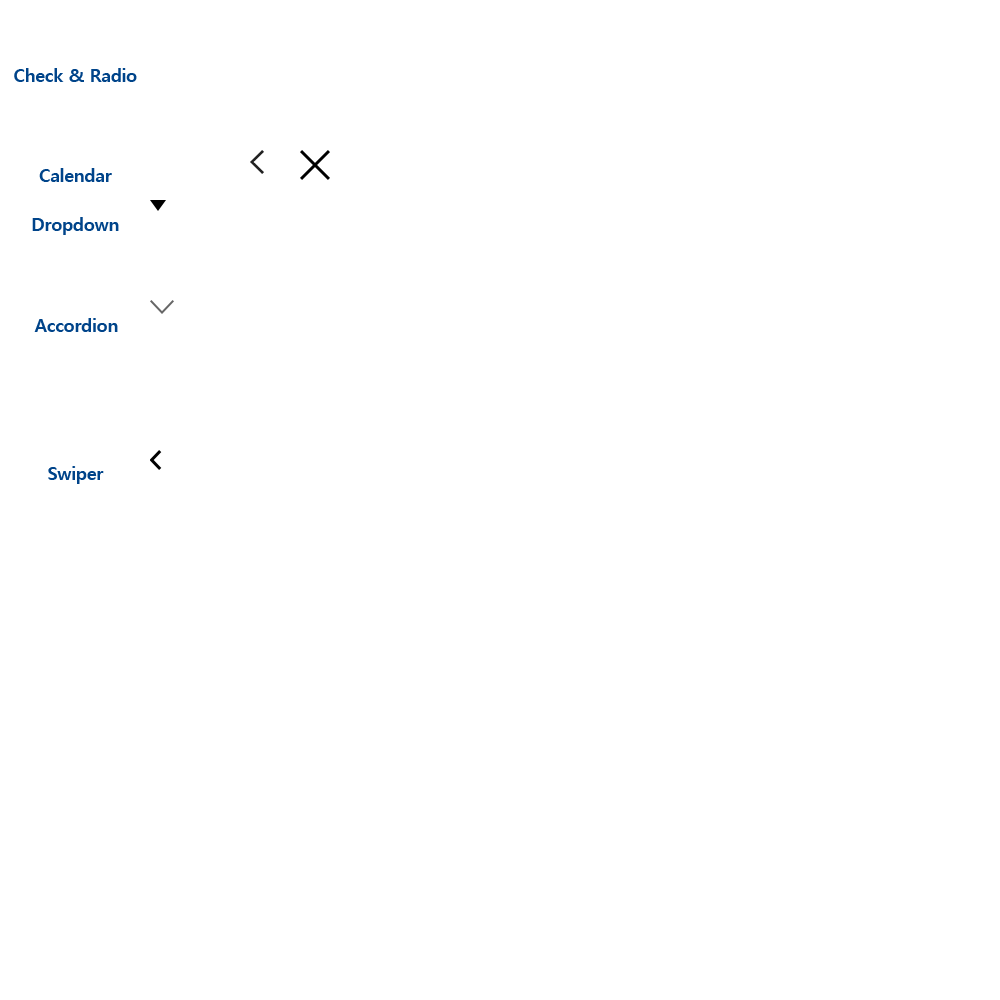
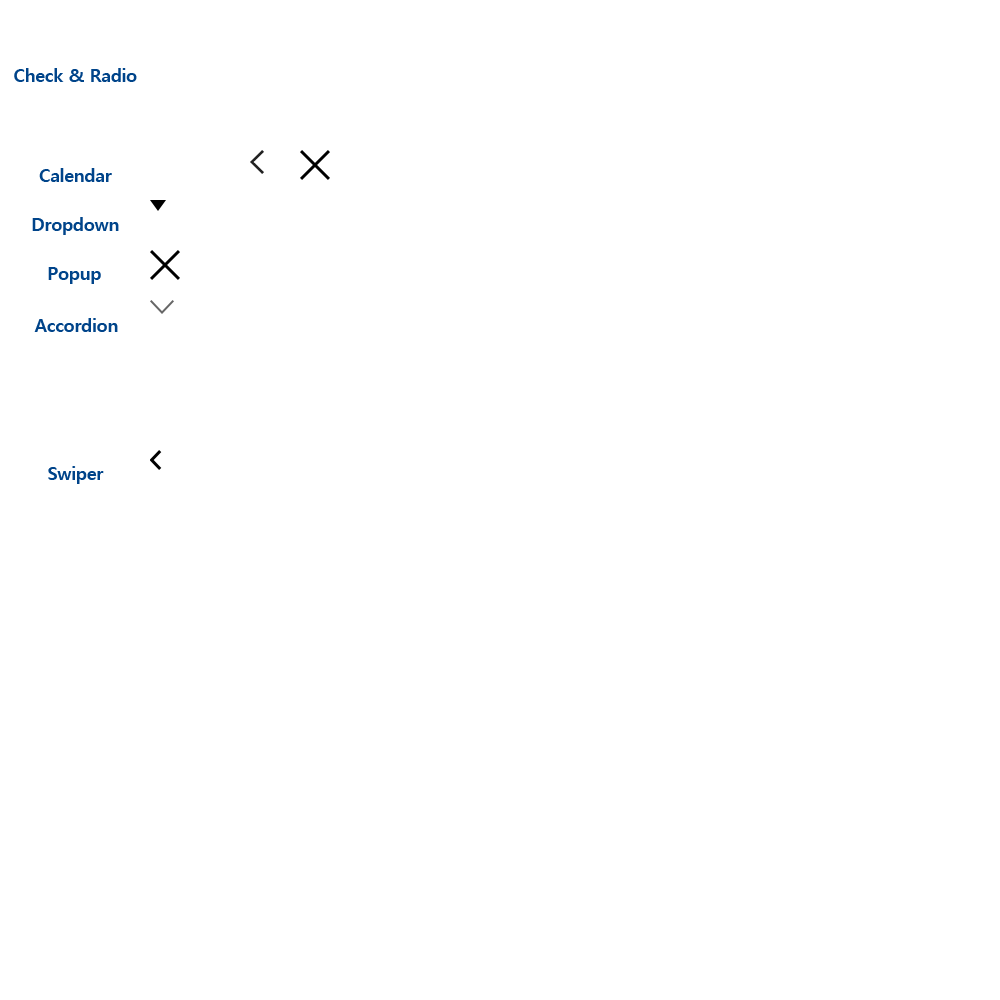
Comparing the layer stacks of the two 1000px x 1000px images. Changes:
showed group "Popup" (1st of 2) (2 layers) over [48, 250, 180, 284]
renamed "레이어 9" to "레이어 50", painted on it over [150, 250, 180, 280]
